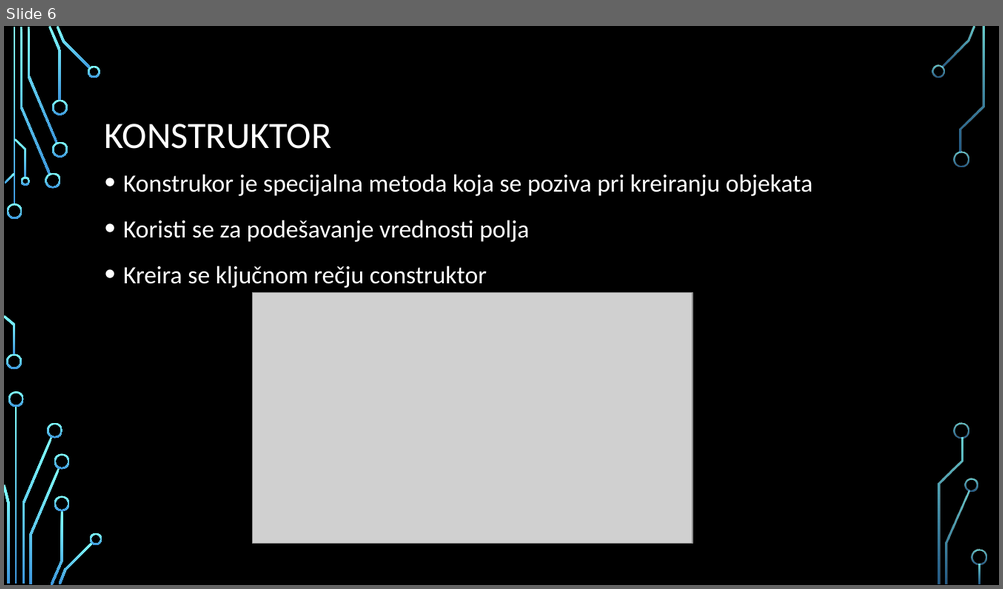
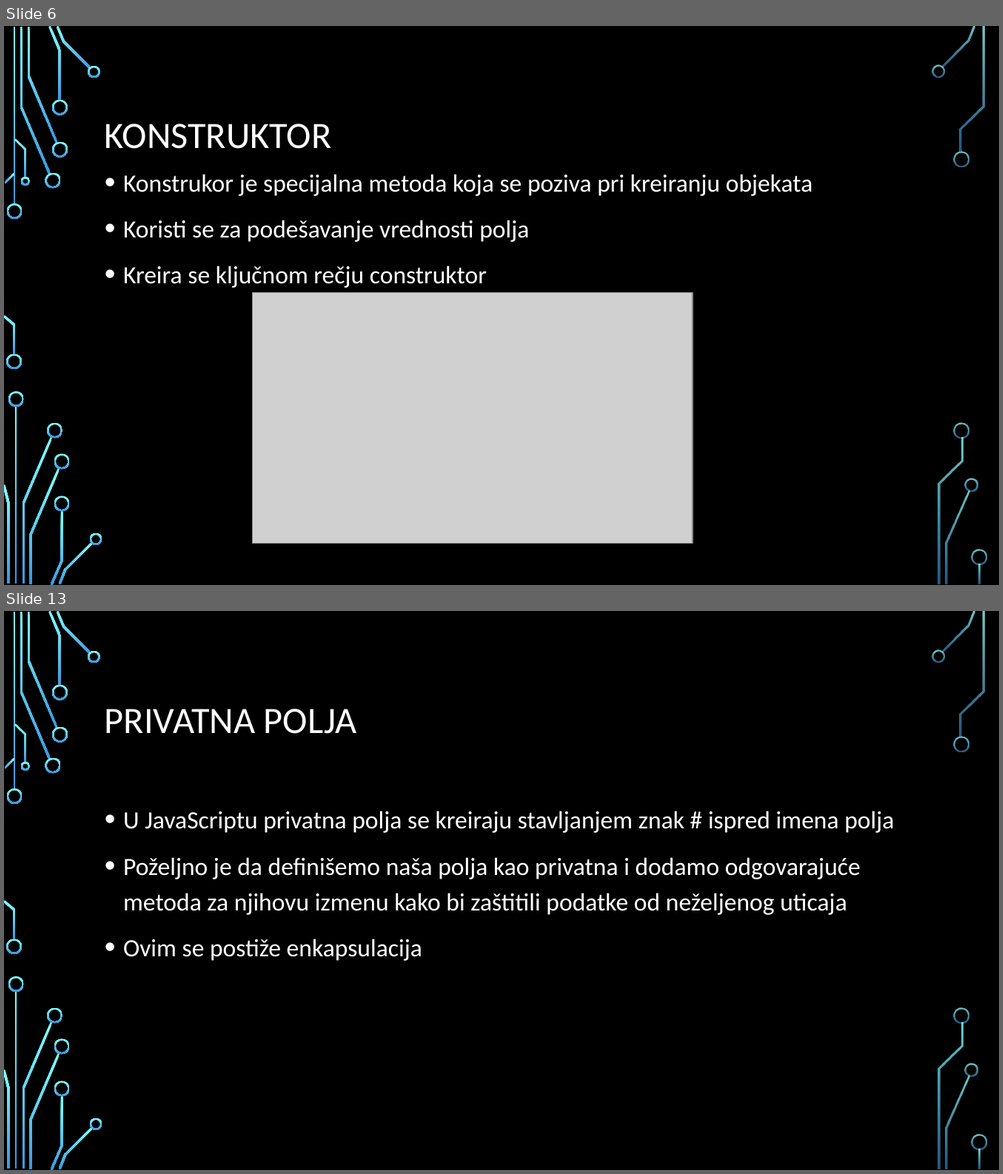
Before and after one commit to MihajloMilojevic/Sekcija, a slide deck: JavaScript/Napredno/prezentacije/18. Objektno orijentisano programiranje u javascriptu.pptx. Shown one above the other, each under a label of ours: slide 6 before the commit, slides 6 and 13 after it; the slides between them are not shown. The pictures are 1003x589 and 1003x1174 pixels, drawn with LibreOffice and Linux fonts; fonts in the diff are those of the drawing; grey boxes stand for pictures; background and template pictures are left out. Boxes give left, top, right and bottom in pixels: in the first picture for what was removed or moved away, otherwise in the second. Text is boxed around its words. In the diff, an @@ line names an element or a change of style, - is before the commit and + after.

```diff
--- a/JavaScript/Napredno/prezentacije/18. Objektno orijentisano programiranje u javascriptu.pptx
+++ b/JavaScript/Napredno/prezentacije/18. Objektno orijentisano programiranje u javascriptu.pptx
@@ slide 13 added at (x1=4, y1=611, x2=999, y2=1170), background picture (left out); not listed: 36 template elements that a slide beside it also shows @@
@@ title added at (x1=105, y1=709, x2=356, y2=734), 36 pt, text #FFFFFF @@
+PRIVATNA POLJA
@@ text added at (x1=123, y1=811, x2=893, y2=961), 24 pt, text #FFFFFF @@
+• U JavaScriptu privatna polja se kreiraju stavljanjem znak # ispred imena polja
+• Poželjno je da definišemo naša polja kao privatna i dodamo odgovarajuće metoda za njihovu izmenu kako bi zaštitili podatke od neželjenog uticaja
+• Ovim se postiže enkapsulacija
```
Also in this commit, not shown: 3 slides changed, 6 other slides added, 4 other files.
